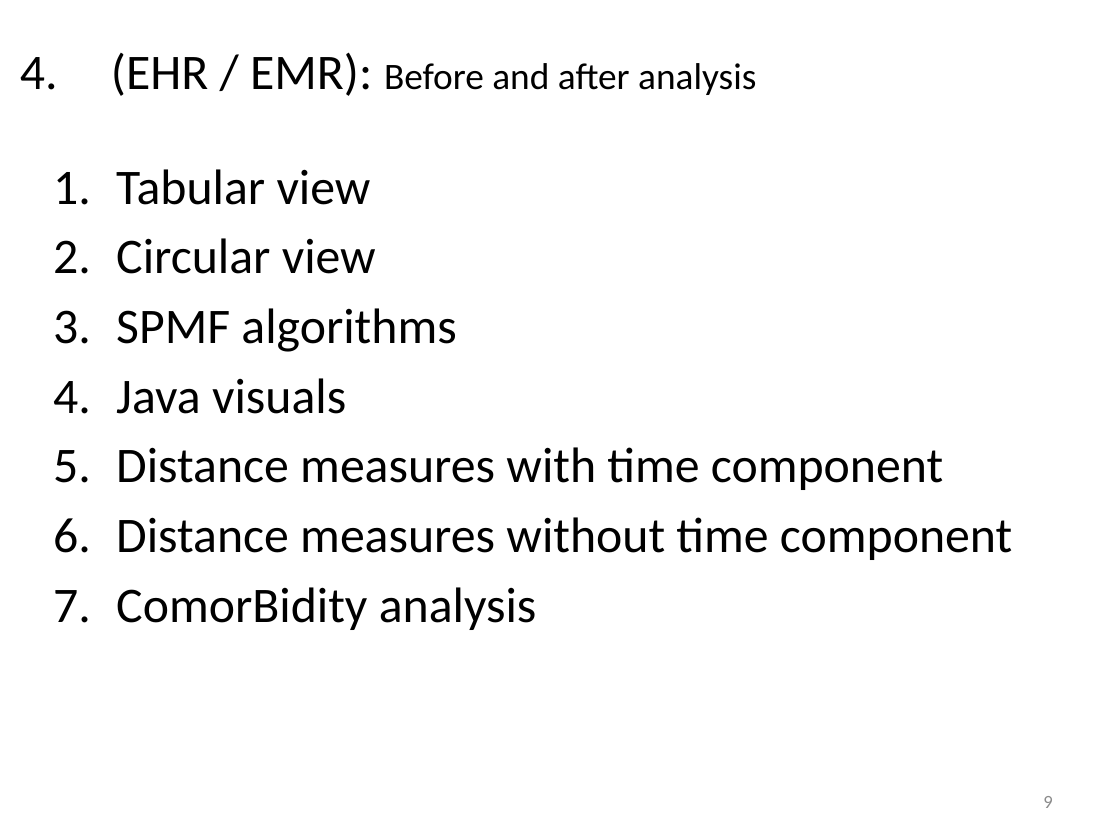
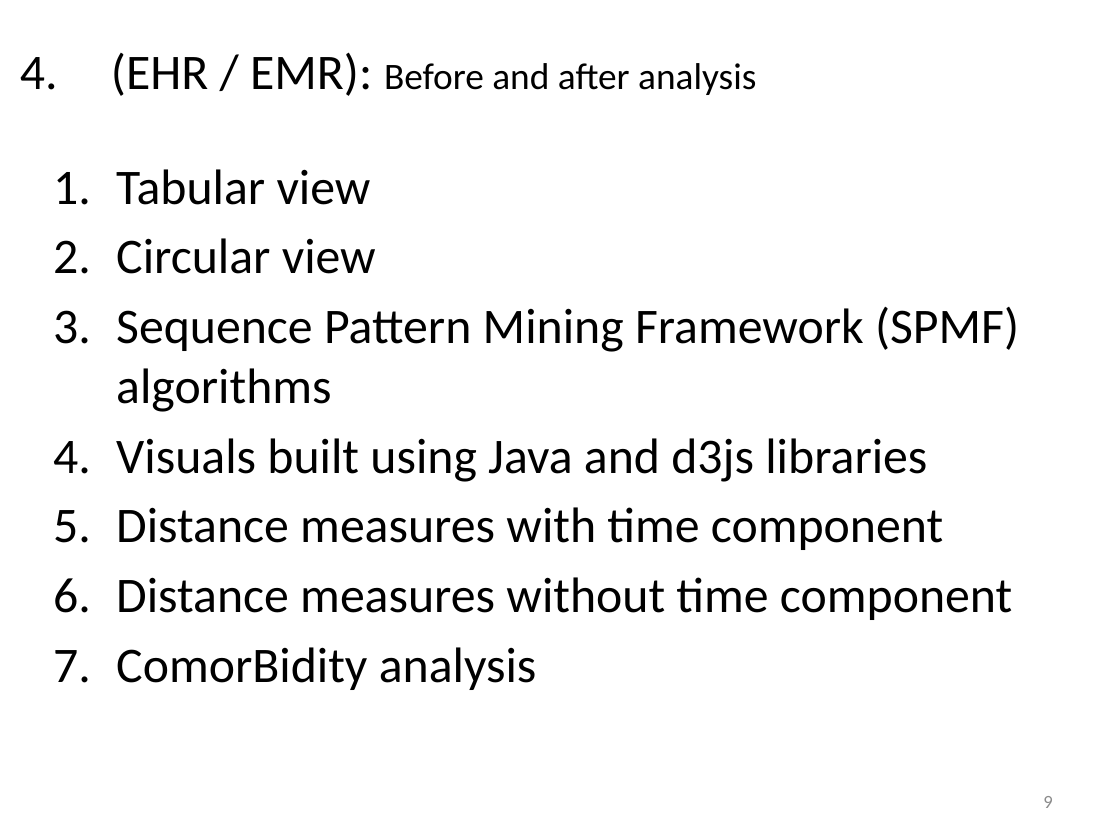
Before and after one commit to coursephd/PostgreSQL, a slide deck: slide 9 of thesis/ThesisPresentation V1.0-WorkingCopy.pptx. Drawn at 1120x840 pixels with LibreOffice and Linux fonts; fonts in the diff are those of the drawing; background and template pictures are left out. Boxes give left, top, right and bottom in pixels: in the first picture for what was removed or moved away, otherwise in the second. Text is boxed around its words. In the diff, an @@ line names an element or a change of style, - is before the commit and + after.

```diff
--- a/thesis/ThesisPresentation V1.0-WorkingCopy.pptx
+++ b/thesis/ThesisPresentation V1.0-WorkingCopy.pptx
@@ text at (116,307,1019,482): text changed @@
-3. SPMF algorithms
-4. Java visuals
+3. Sequence Pattern Mining Framework (SPMF) algorithms
+4. Visuals built using Java and d3js libraries
```
Also in this commit, not shown: 1 other slide changed, 1 slide added.
